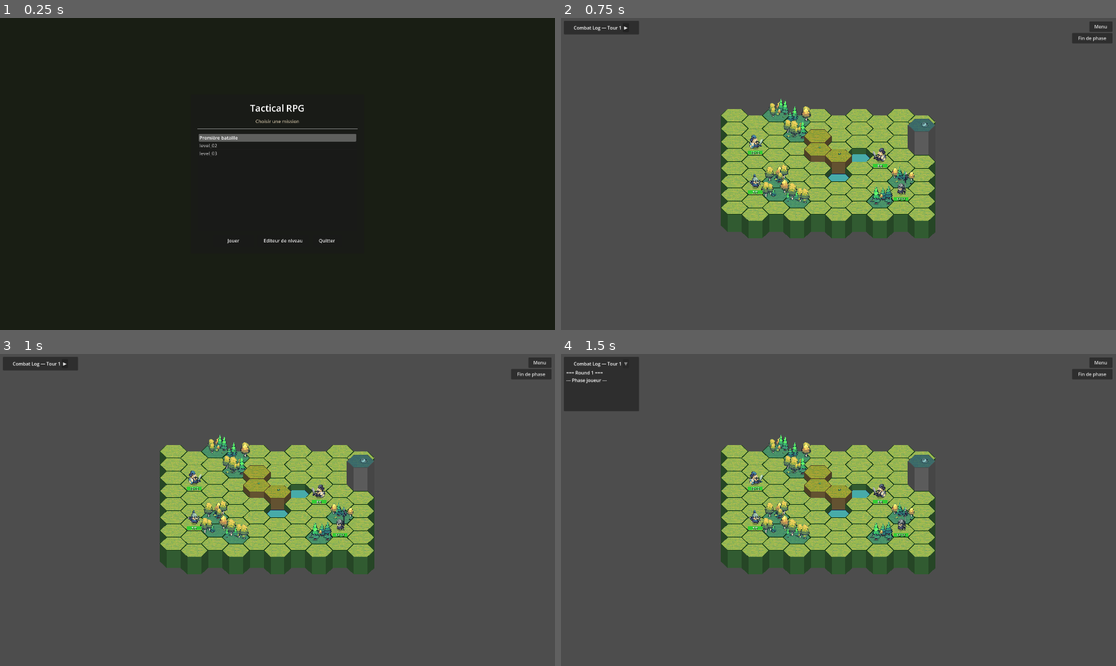
Above: before the commit, frames 1-4 (two rows, left to right).
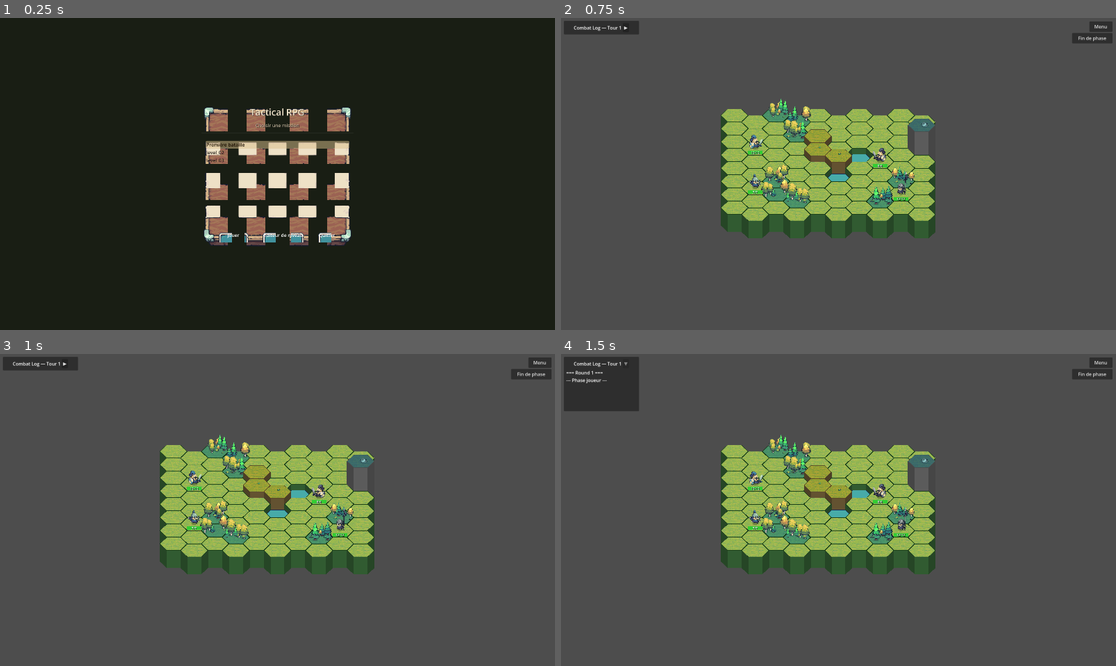
Above: after the commit, the same moments.

Repository: AlexandreB6/tactical-rpg
Game: Godot game, scene res://scenes/ui/main_menu.tscn
The game is run twice, just before and just after one commit, with the same random seed, the same clock (stepped at 60 frames per second) and the same inputs.
Inputs:
- Up to frame 1 (0.25 s): no input
- Up to frame 2 (0.75 s): click "Jouer" at 0.5 s
- Up to frame 3 (1 s): no input
- Up to frame 4 (1.5 s): click "▶" at 1.25 s

The runs differ from the first frame. In frame 1, 6.9% of the frame differs, in the area x 35-65%, y 27-74%; in frame 2, nothing differs; in frame 3, nothing differs; in frame 4, nothing differs.
Error before the commit: Invalid assignment of property or key 'texture_filter' with value of type 'int' on a base object of type 'StyleBoxTexture'. (res://scripts/ui_theme.gd:75)

Commit message:
fix: retirer texture_filter sur StyleBoxTexture (pas supporté)
Co-Authored-By: Claude Opus 4.6 <noreply@anthropic.com>

Diff:
--- a/scripts/ui_theme.gd
+++ b/scripts/ui_theme.gd
@@ -72,7 +72,6 @@
 	s.texture_margin_bottom = bottom
 	s.axis_stretch_horizontal = StyleBoxTexture.AXIS_STRETCH_MODE_TILE_FIT
 	s.axis_stretch_vertical = StyleBoxTexture.AXIS_STRETCH_MODE_TILE_FIT
-	s.texture_filter = CanvasItem.TEXTURE_FILTER_NEAREST
 	s.content_margin_left = 14
 	s.content_margin_right = 14
 	s.content_margin_top = 14
